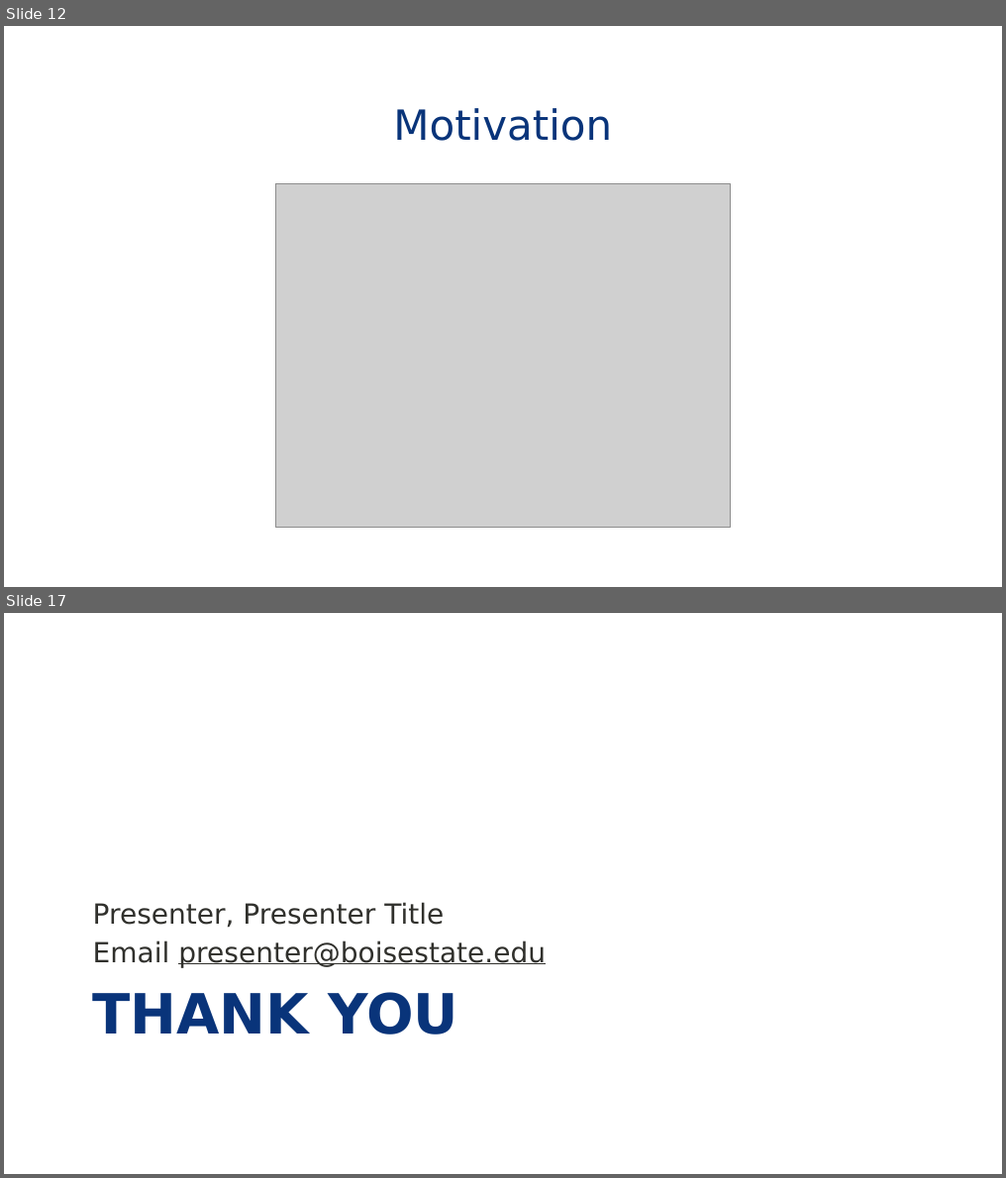
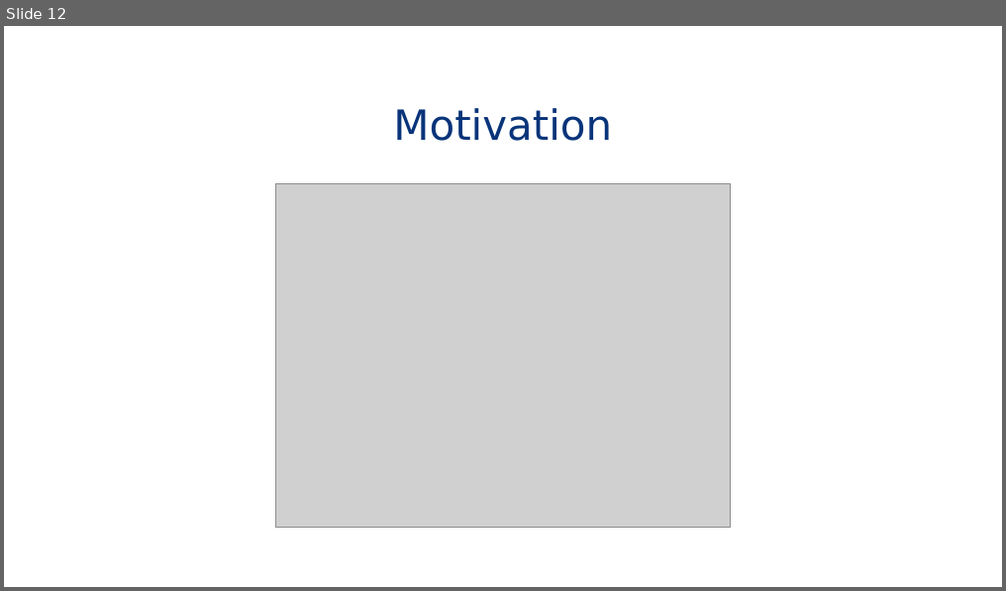
Before and after one commit to eddie-c-davis/cs-advos, a slide deck: presentations/IceFS.pptx. Shown one above the other, each under a label of ours: slides 12 and 17 before the commit, slide 12 after it; the slides between them are not shown. The pictures are 1006x1178 and 1006x591 pixels, drawn with LibreOffice and Linux fonts; fonts in the diff are those of the drawing; grey boxes stand for pictures; background and template pictures are left out. Boxes give left, top, right and bottom in pixels: in the first picture for what was removed or moved away, otherwise in the second. Text is boxed around its words. In the diff, an @@ line names an element or a change of style, - is before the commit and + after.

```diff
--- a/presentations/IceFS.pptx
+++ b/presentations/IceFS.pptx
@@ slide 17 removed at (4, 613, 1002, 1174), background #FFFFFF; not listed: 1 template element that a slide beside it also shows @@
@@ text removed at (93, 902, 546, 968) @@
-Presenter, Presenter Title
-Email presenter@boisestate.edu
@@ title removed at (93, 992, 459, 1035) @@
-THANK YOU
```
Also in this commit, not shown: 1 slide changed, 17 slides added, 3 other slides removed.
